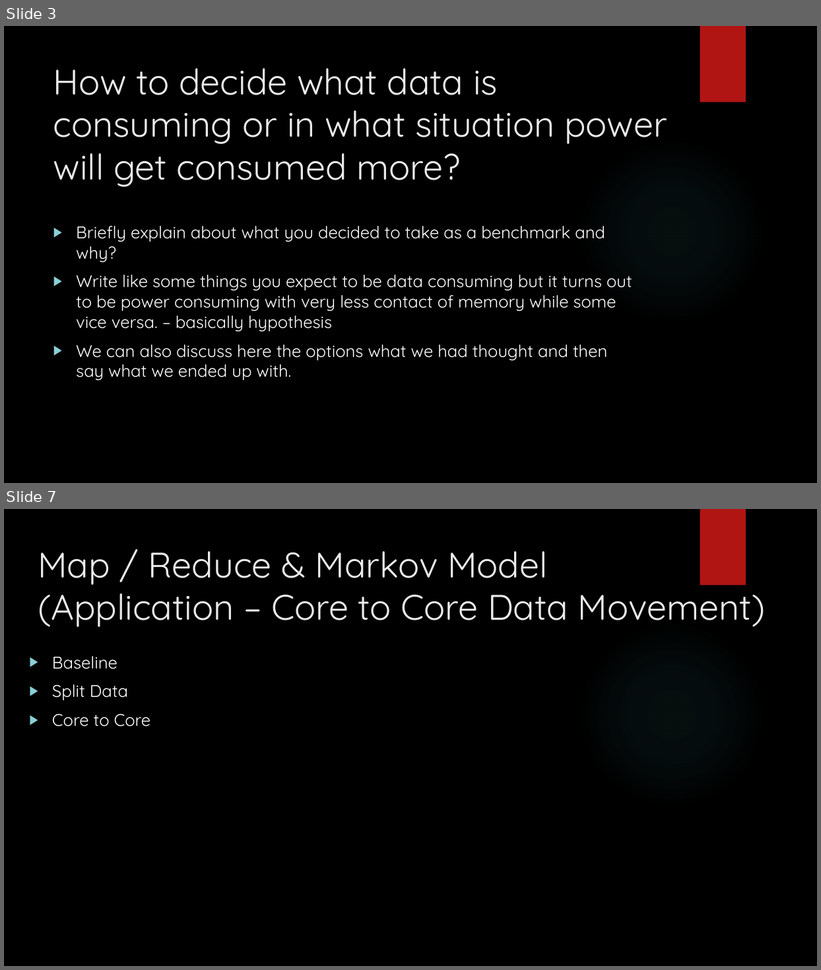
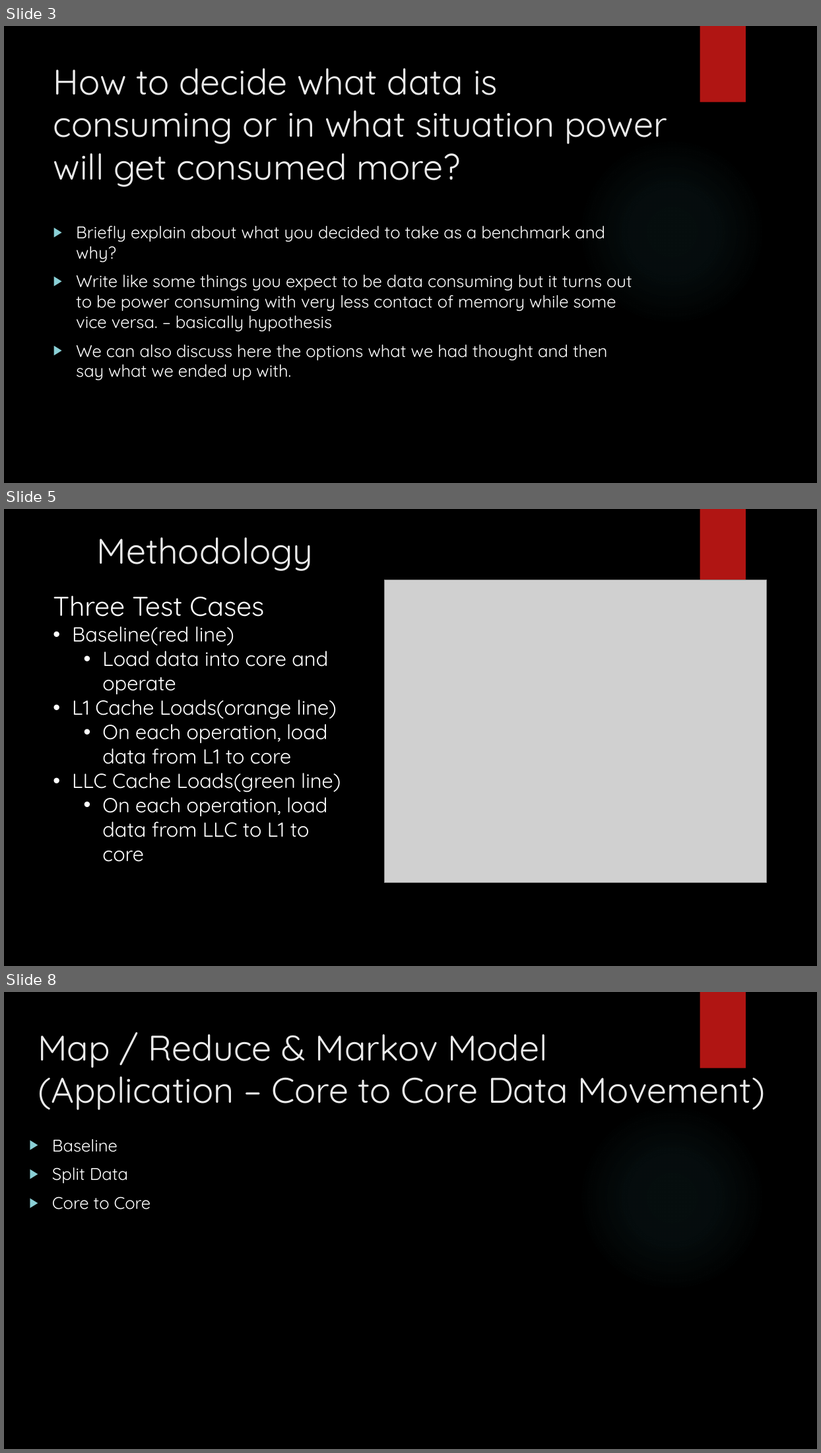
Before and after one commit to jasongraalum/CS533_Spring2018_Group2_Project, a slide deck: documents/Outline for Presentation.pptx. Shown one above the other, each under a label of ours: slides 3 and 7 before the commit, slides 3, 5 and 8 after it; the slides between them are not shown. The pictures are 821x970 and 821x1453 pixels, drawn with LibreOffice and Linux fonts; fonts in the diff are those of the drawing; grey boxes stand for pictures; background and template pictures are left out. Boxes give left, top, right and bottom in pixels: in the first picture for what was removed or moved away, otherwise in the second. Text is boxed around its words. In the diff, an @@ line names an element or a change of style, - is before the commit and + after.

```diff
--- a/documents/Outline for Presentation.pptx
+++ b/documents/Outline for Presentation.pptx
@@ slide 5 added at (x1=4, y1=509, x2=817, y2=966), background picture (left out); not listed: 1 template element that a slide beside it also shows @@
@@ title added at (x1=97, y1=537, x2=314, y2=571), 42 pt, text #EBEBEB @@
+Methodology
@@ picture added at (x1=385, y1=580, x2=767, y2=883) @@
@@ text added at (x1=53, y1=595, x2=341, y2=862), 24 pt, text #FFFFFF @@
+Three Test Cases
+• Baseline(red line)
+  • Load data into core and operate
+• L1 Cache Loads(orange line)
+  • On each operation, load data from L1 to core
+• LLC Cache Loads(green line)
+  • On each operation, load data from LLC to L1 to core
@@ what was slide 7 is now slide 8 @@
```
Also in this commit, not shown: 1 slide changed, 2 other slides added, 2 slides removed.
